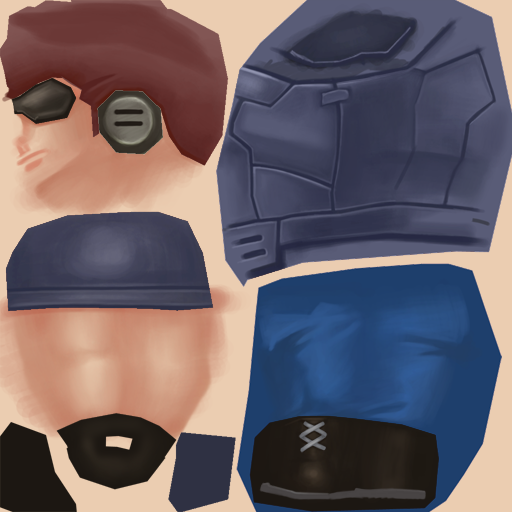
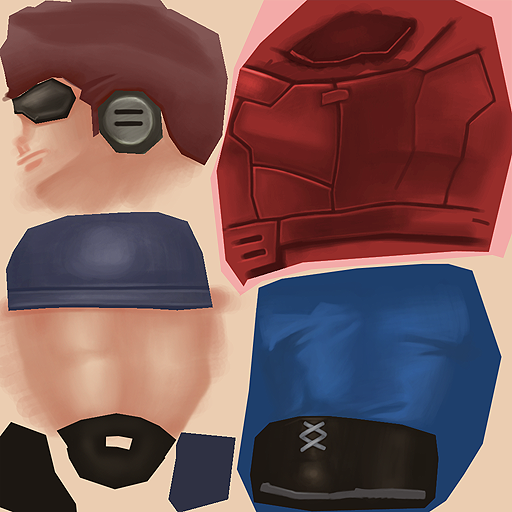
Layered file, before and after one edit (512px x 512px). Changes by layer:
added layer "Layer 10" above "Layer 9" over [0, 0, 512, 512]
added layer "Layer 9" above "Layer 8" over [210, 0, 512, 297]
added layer "Layer 8" above "Layer 6" over [0, 0, 512, 512]
